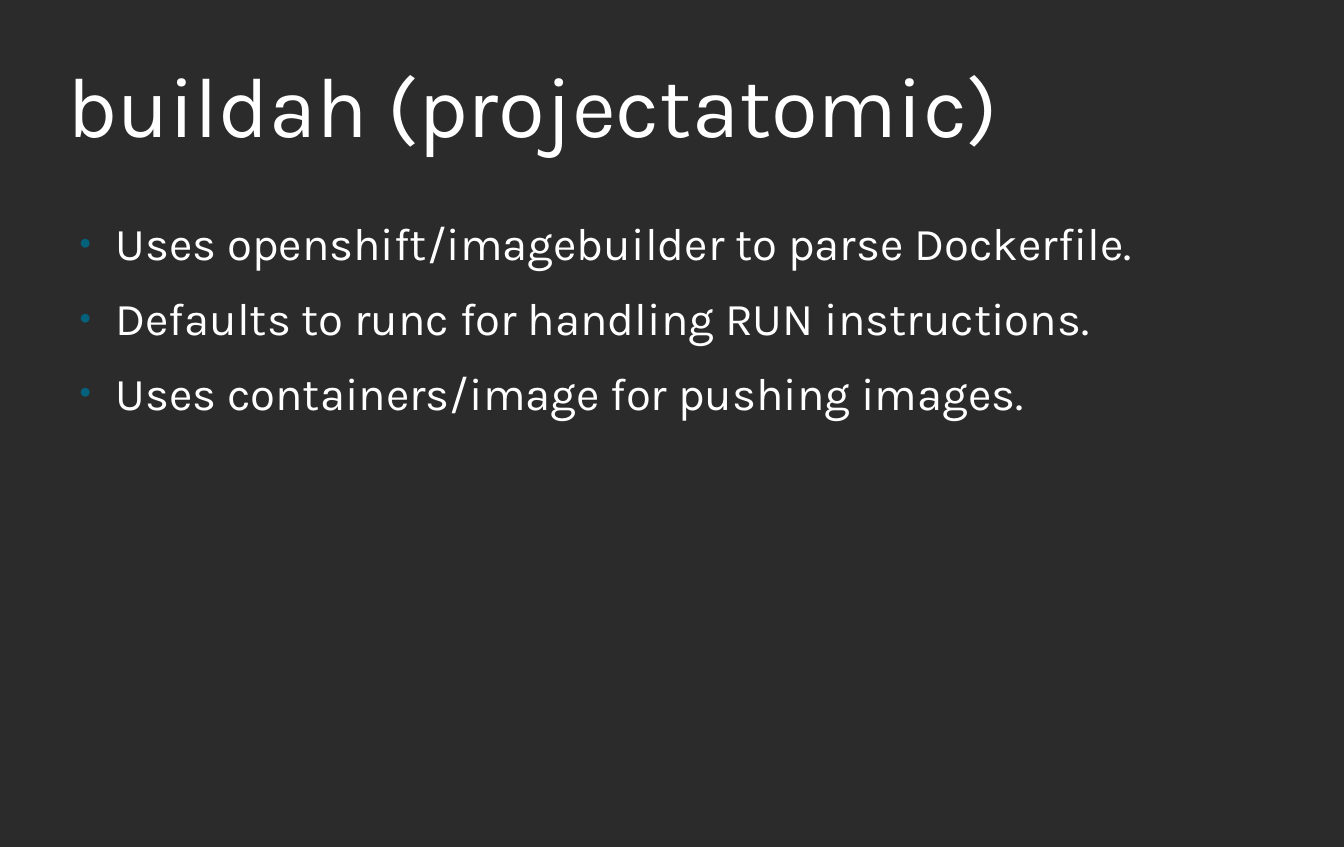
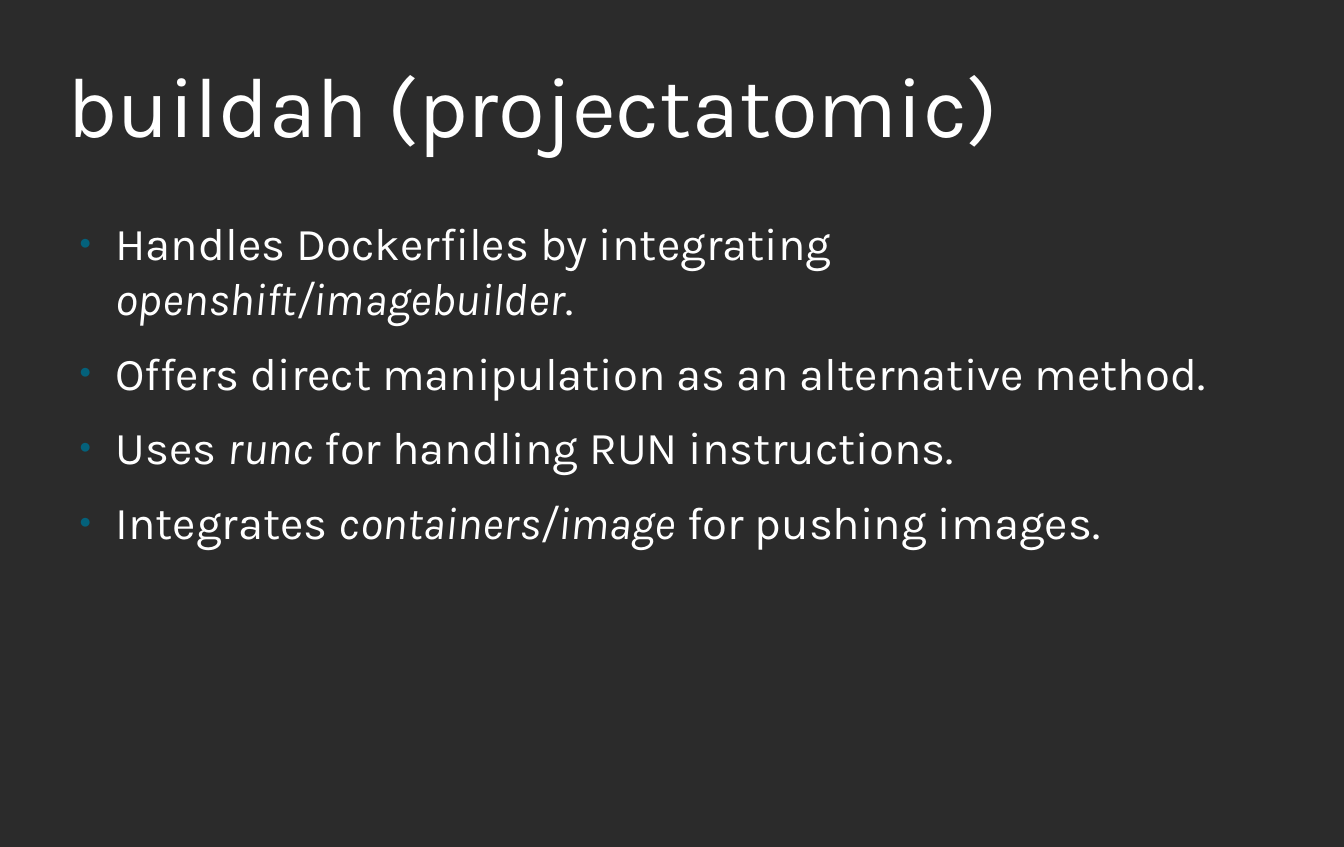
Before and after one commit to nalind/devconf.us-2018, a slide deck: slide 27 of images.odp (slide 24 before the commit). Drawn at 1344x847 pixels with LibreOffice and Linux fonts; fonts in the diff are those of the drawing; background and template pictures are left out; a plain dark background stands for a picture behind light text. Boxes give left, top, right and bottom in pixels: in the first picture for what was removed or moved away, otherwise in the second. Text is boxed around its words. In the diff, an @@ line names an element or a change of style, - is before the commit and + after.

```diff
--- a/images.odp
+++ b/images.odp
@@ text at (115,228,1205,550): text changed @@
-● Uses openshift/imagebuilder to parse Dockerfile.
-● Defaults to runc for handling RUN instructions.
-● Uses containers/image for pushing images.
+● Handles Dockerfiles by integrating openshift/imagebuilder.
+● Offers direct manipulation as an alternative method.
+● Uses runc for handling RUN instructions.
+● Integrates containers/image for pushing images.
```
Also in this commit, not shown: 18 other slides changed, 5 slides added, 2 slides removed.
